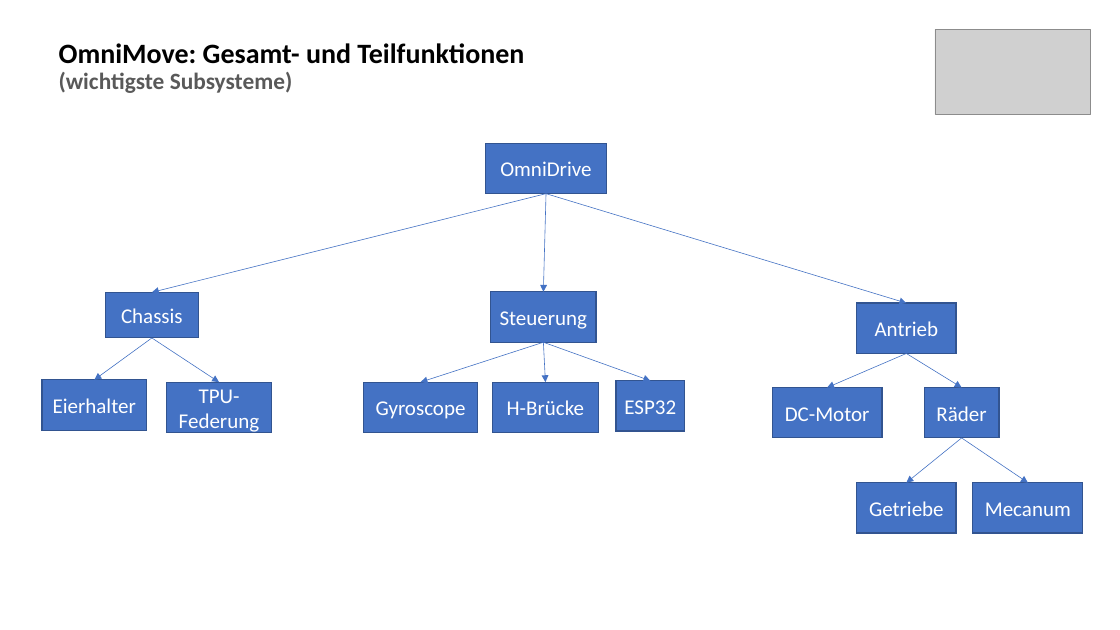
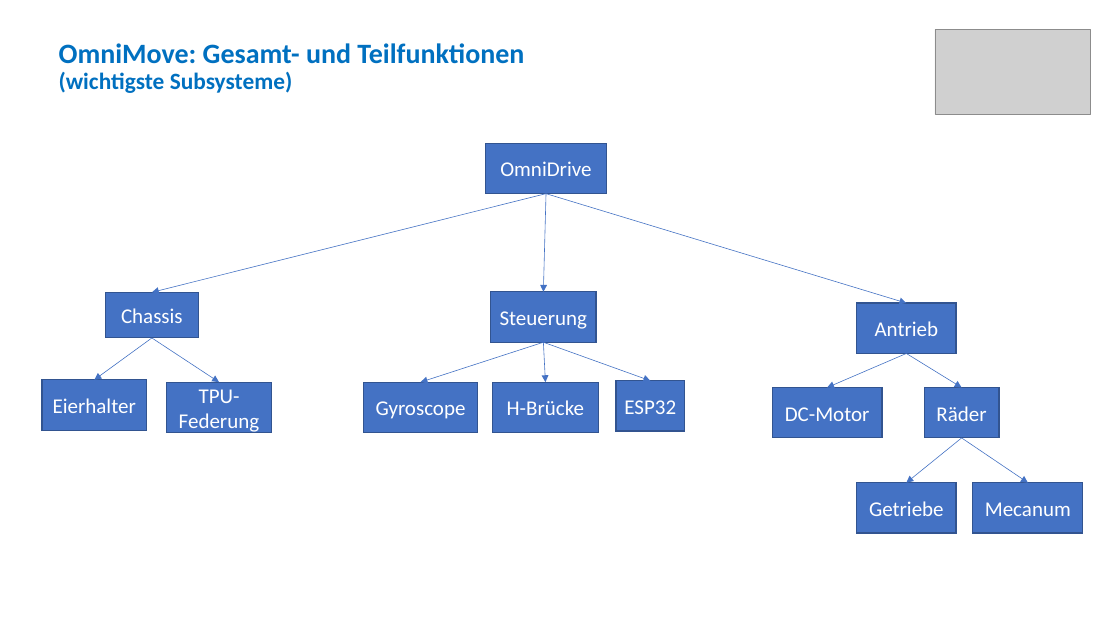
Before and after one commit to Khodii/OmniMoveCar, a slide deck: slide 18 of Praktikum ProdTech Präsentation.pptx (slide 16 before the commit). Drawn at 1120x630 pixels with LibreOffice and Linux fonts; fonts in the diff are those of the drawing; grey boxes stand for pictures. Boxes give left, top, right and bottom in pixels: in the first picture for what was removed or moved away, otherwise in the second. Text is boxed around its words. In the diff, an @@ line names an element or a change of style, - is before the commit and + after.

```diff
--- a/Praktikum ProdTech Präsentation.pptx
+++ b/Praktikum ProdTech Präsentation.pptx
@@ title "OmniMove: Gesamt- und Teilfunktionen (wichtigste ..." at (59, 43, 524, 93): text colour #000000 to #0070C0 in "OmniMove: Gesamt- und Teilfunktionen"; text colour #595959 to #0070C0 in "(wichtigste Subsysteme)" @@
```
Also in this commit, not shown: 16 other slides changed, 5 slides added.
